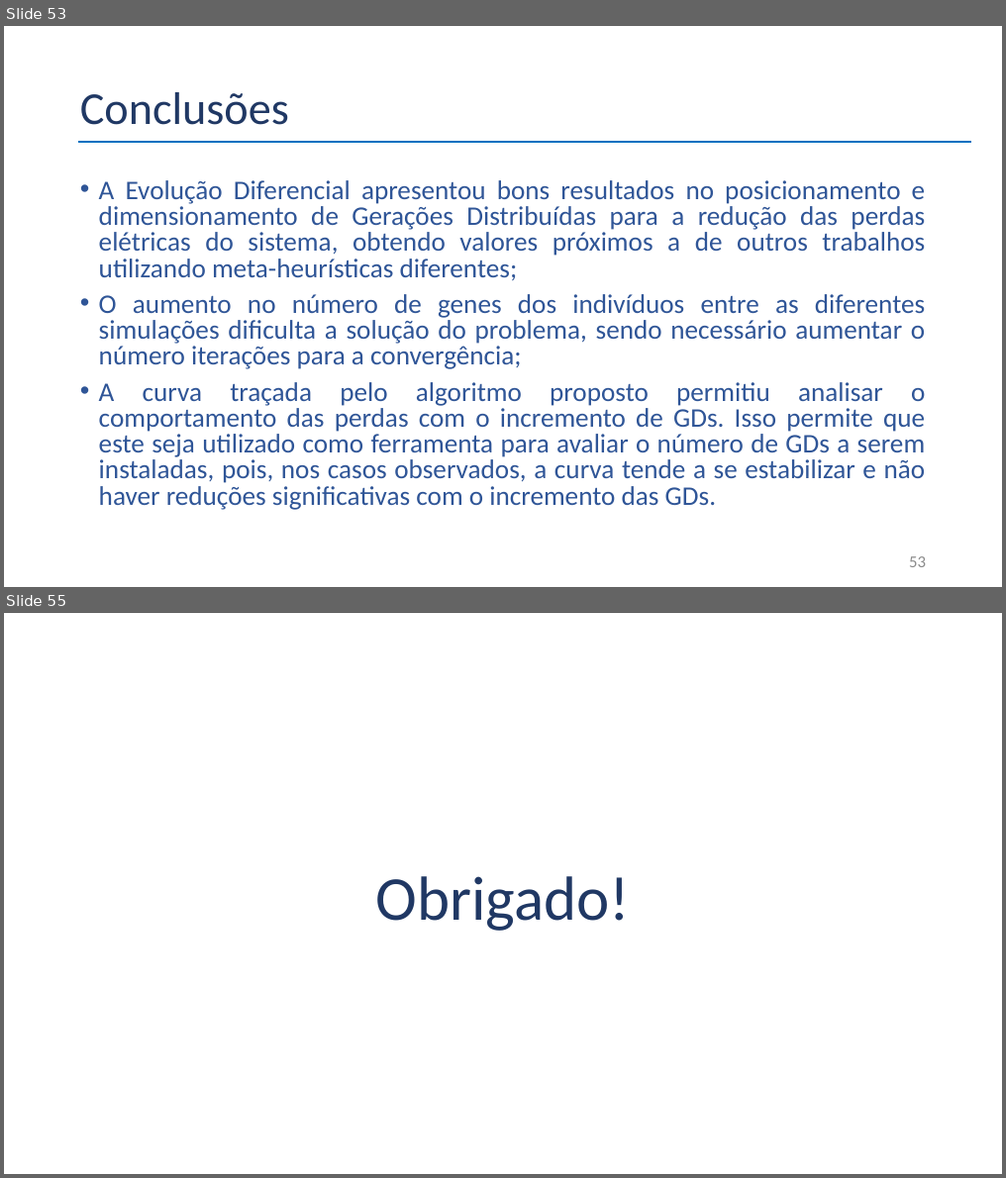
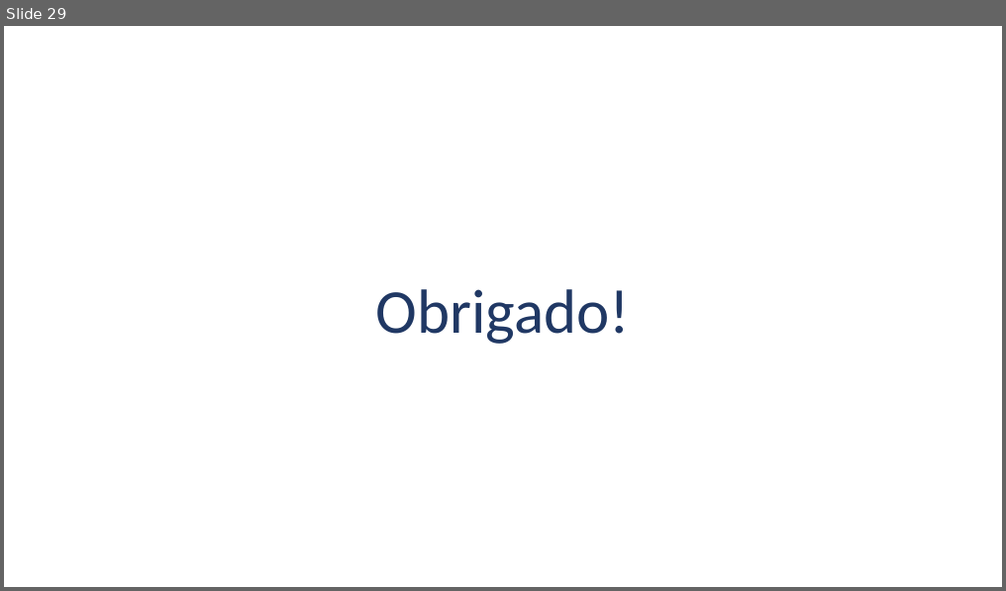
Before and after one commit to belmino15/case_selecao, a slide deck: Apresentação_Case.pptx. Shown one above the other, each under a label of ours: slides 53 and 55 before the commit, slide 29 after it; the slides between them are not shown. The pictures are 1006x1178 and 1006x591 pixels, drawn with LibreOffice and Linux fonts; fonts in the diff are those of the drawing. Boxes give left, top, right and bottom in pixels: in the first picture for what was removed or moved away, otherwise in the second. Text is boxed around its words. In the diff, an @@ line names an element or a change of style, - is before the commit and + after.

```diff
--- a/Apresentação_Case.pptx
+++ b/Apresentação_Case.pptx
@@ slide 53 removed at box(4, 26, 1002, 587), background #FFFFFF @@
@@ title removed at box(80, 92, 289, 125) @@
-Conclusões
@@ line removed from (78, 142) to (971, 142) @@
@@ text removed at box(99, 180, 926, 510) @@
-• A Evolução Diferencial apresentou bons resultados no posicionamento e dimensionamento de Gerações Distribuídas para a redução das perdas elétricas do sistema, obtendo valores próximos a de outros trabalhos utilizando meta-heurísticas diferentes;
-• O aumento no número de genes dos indivíduos entre as diferentes simulações dificulta a solução do problema, sendo necessário aumentar o número iterações para a convergência;
-• A curva traçada pelo algoritmo proposto permitiu analisar o comportamento das perdas com o incremento de GDs. Isso permite que este seja utilizado como ferramenta para avaliar o número de GDs a serem instaladas, pois, nos casos observados, a curva tende a se estabilizar e não haver reduções significativas com o incremento das GDs.
@@ page number removed at box(909, 557, 926, 568) @@
-53
@@ what was slide 55 is now slide 29 @@
```
Also in this commit, not shown: 28 slides added, 54 other slides removed.
